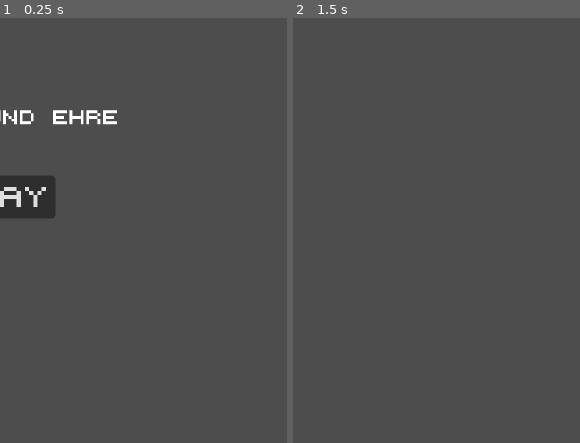
Above: before the commit, frames 1-2 (left to right).
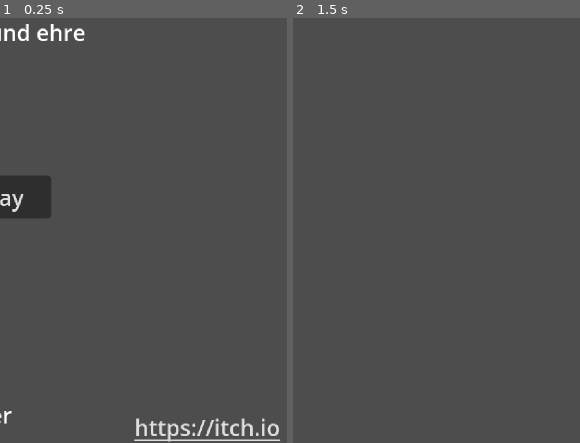
Above: after the commit, the same moments.

Repository: erikdervik/eisen-und-ehre
Game: Godot game, scene res://main_ui.tscn
Two runs of this game, one before a commit and one after it. Both use one fixed random seed, a clock stepped at 60 frames per second and the inputs below. This scene is started directly instead of the project's main scene.
Inputs (mouse positions are in pixels of both pictures, inside the frame that each line leads up to):
- Up to frame 1 (0.25 s): no input
- Up to frame 2 (1.5 s): click (295, 196) at 0.5 s, where only the run after the commit has a clickable "Play"; tap Enter at 1.25 s; hold D (p1_right) from 1.28 s (still down); hold Shift (p1_sprint) from 1.28 s (still down)

The runs differ from the first frame. In frame 1, 2.8% of the frame differs, in the area x 0-98%, y 1-100%; in frame 2, nothing differs.

Commit message:
Revert "schrift und so und kamera"
This reverts commit 810a03265af95bf700784c5f1082e7b01e20b10a.

Diff:
--- a/game.tscn
+++ b/game.tscn
@@ -328,8 +328,8 @@
 allez = ExtResource("37_edr7y")
 
 [node name="Camera2D" type="Camera2D" parent="."]
-position = Vector2(0, 114)
-zoom = Vector2(1.4, 1.4)
+position = Vector2(0, 130)
+zoom = Vector2(0.8, 0.8)
 
 [node name="StaticBody2D" type="StaticBody2D" parent="."]
 
@@ -337,21 +337,17 @@
 shape = SubResource("WorldBoundaryShape2D_e2o6t")
 
 [node name="scoreP1" type="Label" parent="."]
-offset_left = 46.0
-offset_top = 99.0
-offset_right = 86.0
-offset_bottom = 122.0
-theme_override_fonts/font = ExtResource("35_l1i01")
-theme_override_font_sizes/font_size = 10
+offset_left = 50.0
+offset_top = 92.0
+offset_right = 90.0
+offset_bottom = 115.0
 text = "0"
 
 [node name="scoreP2" type="Label" parent="."]
-offset_left = -56.0
-offset_top = 99.0
-offset_right = -16.0
-offset_bottom = 122.0
-theme_override_fonts/font = ExtResource("35_l1i01")
-theme_override_font_sizes/font_size = 10
+offset_left = -52.0
+offset_top = 92.0
+offset_right = -12.0
+offset_bottom = 115.0
 text = "0"
 
 [node name="judge" type="AnimatedSprite2D" parent="."]
@@ -382,13 +378,13 @@
 texture = ExtResource("37_iu0sx")
 
 [node name="End1" parent="." instance=ExtResource("38_4v2jo")]
-position = Vector2(-389, 275)
+position = Vector2(-357, 271)
 permanent = true
 player = "p2"
 sound = false
 
 [node name="End2" parent="." instance=ExtResource("38_4v2jo")]
-position = Vector2(367, 272)
+position = Vector2(326, 271)
 permanent = true
 player = "p1"
 sound = false
--- a/main_ui.tscn
+++ b/main_ui.tscn
@@ -1,7 +1,6 @@
-[gd_scene load_steps=3 format=3 uid="uid://uhkw8ibv7ur7"]
+[gd_scene load_steps=2 format=3 uid="uid://uhkw8ibv7ur7"]
 
 [ext_resource type="Script" uid="uid://c5320oeusqo1d" path="res://main_ui.gd" id="1_2ppmm"]
-[ext_resource type="FontFile" uid="uid://dpdhu1d8axw42" path="res://assets/fonts/5x5-font-monospaced.ttf" id="2_w37m7"]
 
 [node name="MainUI" type="Control"]
 process_mode = 3
@@ -18,72 +17,34 @@
 
 [node name="RichTextLabel" type="RichTextLabel" parent="."]
 layout_mode = 0
-offset_left = 518.0
-offset_top = 84.0
-offset_right = 779.0
-offset_bottom = 111.0
-theme_override_fonts/normal_font = ExtResource("2_w37m7")
-theme_override_font_sizes/normal_font_size = 10
-text = "EISEN UND EHRE"
+offset_left = 547.0
+offset_top = 16.0
+offset_right = 676.0
+offset_bottom = 43.0
+text = "Eisen und ehre"
 
 [node name="play" type="Button" parent="."]
 layout_mode = 0
-offset_left = 560.0
+offset_left = 566.0
 offset_top = 131.0
-offset_right = 640.0
+offset_right = 637.0
 offset_bottom = 162.0
-theme_override_fonts/font = ExtResource("2_w37m7")
-theme_override_font_sizes/font_size = 15
-text = "PLAY"
+text = "Play"
 
 [node name="LinkButton" type="LinkButton" parent="."]
 layout_mode = 0
-offset_left = 280.0
-offset_top = 32.0
-offset_right = 550.0
-offset_bottom = 56.0
-theme_override_constants/outline_size = 6
-theme_override_fonts/font = ExtResource("2_w37m7")
-theme_override_font_sizes/font_size = 15
+offset_left = 697.0
+offset_top = 301.0
+offset_right = 802.0
+offset_bottom = 325.0
 text = "https://itch.io"
 
 [node name="RichTextLabel3" type="RichTextLabel" parent="."]
 layout_mode = 0
-offset_left = 260.0
-offset_top = -63.0
-offset_right = 740.0
-offset_bottom = 8.0
-theme_override_colors/default_color = Color(1, 1, 1, 1)
-theme_override_colors/font_outline_color = Color(0, 0, 0, 1)
-theme_override_colors/font_shadow_color = Color(0, 0, 0, 1)
-theme_override_constants/outline_size = 10
-theme_override_fonts/normal_font = ExtResource("2_w37m7")
-theme_override_font_sizes/normal_font_size = 15
-text = "
- A GAME BY ERIK GUBO AND
-
- MIRKO BODENMULLER"
-
-[node name="Label" type="Label" parent="RichTextLabel3"]
-layout_mode = 0
-offset_left = 213.0
-offset_top = 11.0
-offset_right = 253.0
-offset_bottom = 34.0
-theme_override_colors/font_shadow_color = Color(0, 0, 0, 1)
-theme_override_fonts/font = ExtResource("2_w37m7")
-theme_override_font_sizes/font_size = 15
-text = "."
-
-[node name="Label" type="Label" parent="."]
-layout_mode = 0
-offset_left = 499.0
-offset_top = -20.0
-offset_right = 539.0
-offset_bottom = 3.0
-theme_override_colors/font_shadow_color = Color(0, 0, 0, 1)
-theme_override_fonts/font = ExtResource("2_w37m7")
-theme_override_font_sizes/font_size = 15
-text = "."
+offset_left = 262.0
+offset_top = 292.0
+offset_right = 676.0
+offset_bottom = 351.0
+text = "A game by Erik Gubo and Mirko Bodenmüller"
 
 [connection signal="button_down" from="play" to="." method="_on_play_button_down"]
--- a/project.godot
+++ b/project.godot
@@ -17,7 +17,6 @@
 
 [display]
 
-window/size/mode=3
 window/stretch/scale=2.0
 
 [input]
Binary file removed: assets/fonts/5x5-font-monospaced.ttf
Not shown, removed: assets/fonts/5x5-font-monospaced.ttf.import
Binary file changed: assets/sprites/background/background.png
